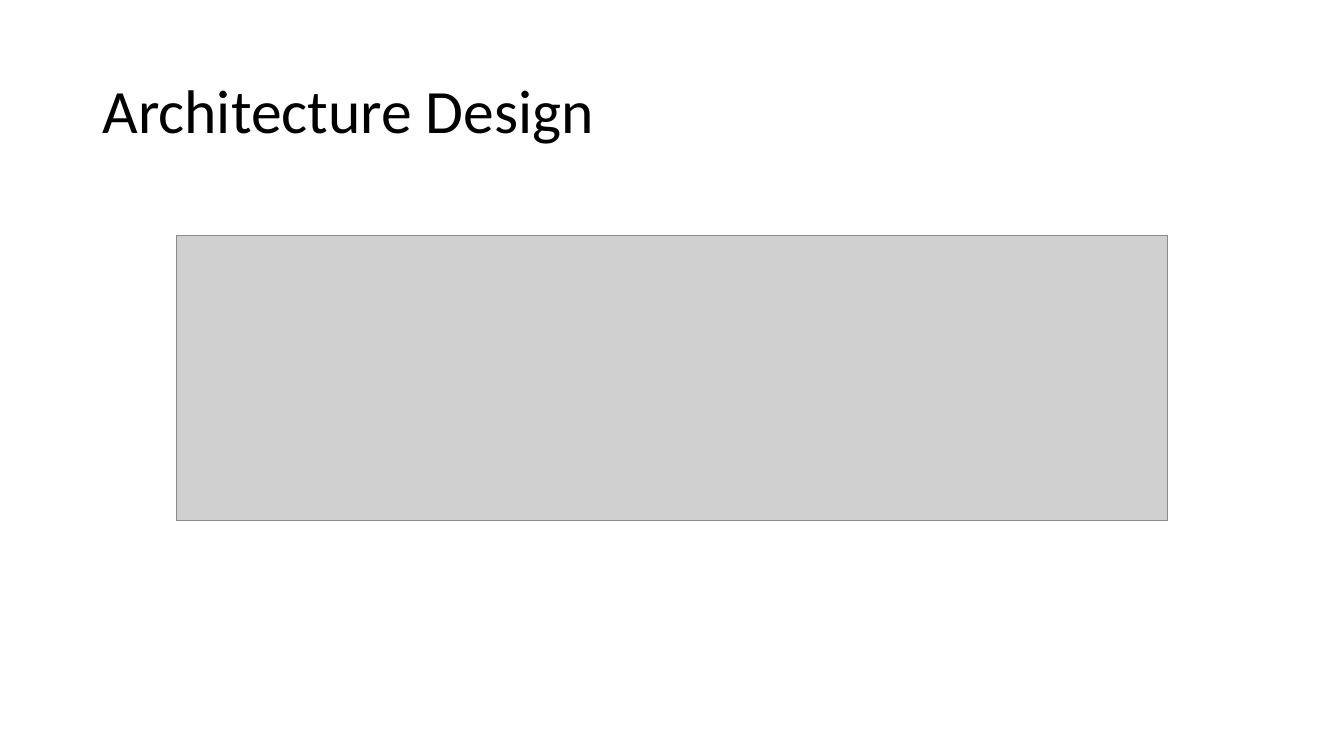
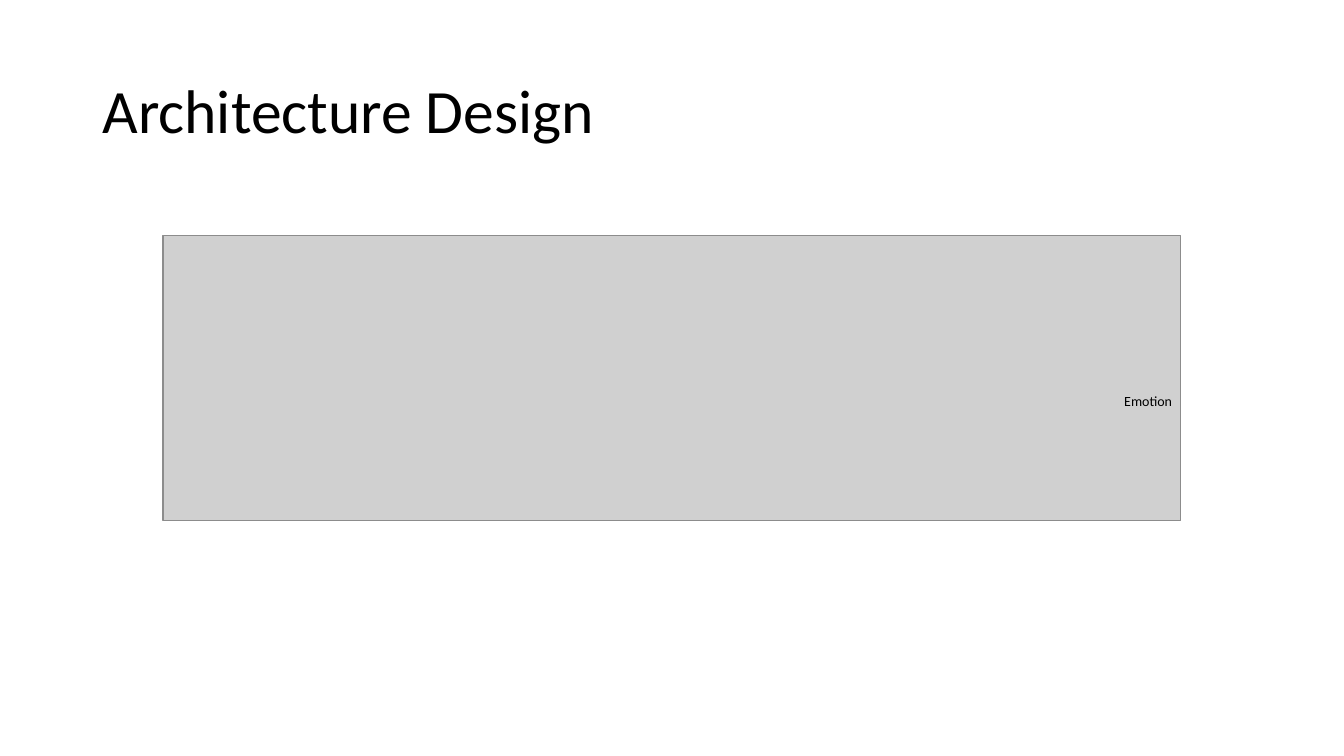
Before and after one commit to satria-ui/TugasAkhir2023, a slide deck: slide 6 of Template presentasi TA.pptx. Drawn at 1344x756 pixels with LibreOffice and Linux fonts; fonts in the diff are those of the drawing; grey boxes stand for pictures; background and template pictures are left out. Boxes give left, top, right and bottom in pixels: in the first picture for what was removed or moved away, otherwise in the second. Text is boxed around its words. In the diff, an @@ line names an element or a change of style, - is before the commit and + after.

Commit message:
feat: fix book and ppt figure

```diff
--- a/Template presentasi TA.pptx
+++ b/Template presentasi TA.pptx
@@ picture: place and size @@
-picture at [177, 235, 1168, 520]
+picture at [163, 235, 1182, 520]
@@ text added at [1124, 396, 1172, 406], 10 pt, text #000000 @@
+Emotion
```
Also in this commit, not shown: 1 other slide changed, 1 slide added, 2 other files.
